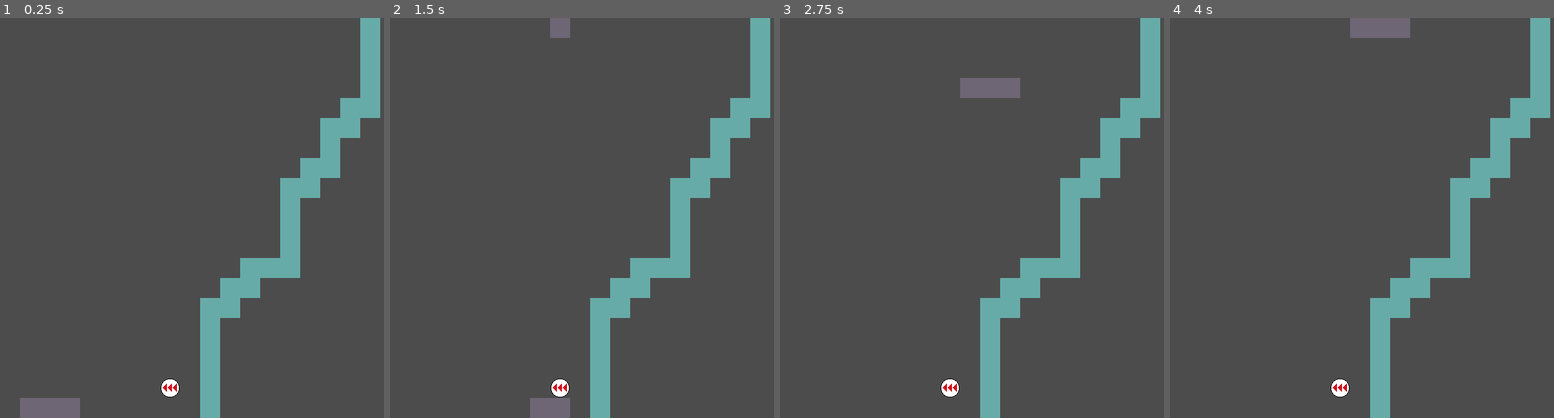
Above: before the commit, frames 1-4 (left to right).
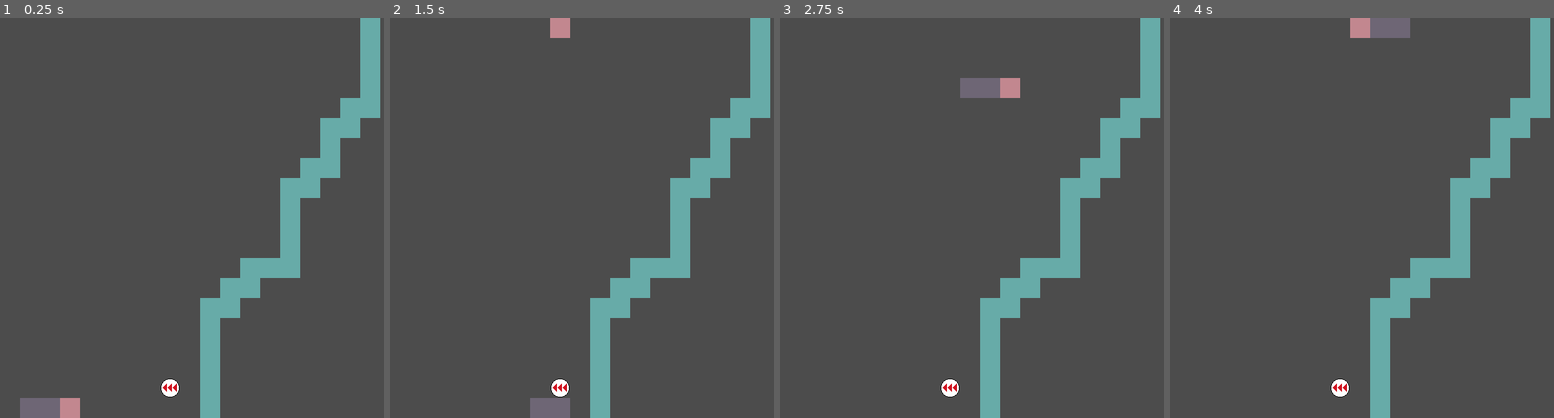
Above: after the commit, the same moments.

Repository: Robimy-gry/HackYeah
Game: Godot game, scene res://MainGame.tscn
The game is run twice, just before and just after one commit, with the same random seed, the same clock (stepped at 60 frames per second) and the same inputs.
Inputs:
- Up to frame 1 (0.25 s): no input
- Up to frame 2 (1.5 s): hold Right (ui_right) 0.53-1.28 s; hold Down (ui_down) from 1.28 s (still down)
- Up to frame 3 (2.75 s): release Down (ui_down) at 2.03 s; hold Right (ui_right) from 2.03 s (still down)
- Up to frame 4 (4 s): release Right (ui_right) at 2.78 s; hold Up (ui_up) 2.78-3.53 s; hold Left (ui_left) from 3.53 s (still down)

The runs differ from the first frame. In frame 1, 0.3% of the frame differs, in the area x 15-21%, y 95-100%; in frame 2, 0.3%; in frame 3, 0.3%; in frame 4, 0.3%.

Commit message:
added player scene

Diff:
--- /dev/null
+++ b/Creatures/Player.tscn
@@ -0,0 +1,15 @@
+[gd_scene load_steps=3 format=2]
+
+[ext_resource path="res://Graphics/powerup.png" type="Texture" id=1]
+
+[sub_resource type="RectangleShape2D" id=1]
+
+[node name="Player" type="Node2D"]
+
+[node name="KinematicBody2D" type="KinematicBody2D" parent="."]
+
+[node name="Sprite" type="Sprite" parent="KinematicBody2D"]
+texture = ExtResource( 1 )
+
+[node name="CollisionShape2D" type="CollisionShape2D" parent="KinematicBody2D"]
+shape = SubResource( 1 )
--- a/MainGame.gd
+++ b/MainGame.gd
@@ -79,6 +79,8 @@
 		new_head = teleport_pos
 		teleport = false
 	body_copy.insert(0, new_head)
+	$Player.position = Vector2(16+(32*new_head.x), 16+(32*new_head.y))
+	print($Player.position)
 	player_body = body_copy
 
 
--- a/MainGame.tscn
+++ b/MainGame.tscn
@@ -7,6 +7,7 @@
 [ext_resource path="res://Graphics/Powerups/powerup_life.png" type="Texture" id=5]
 [ext_resource path="res://Graphics/Powerups/powerup_fast.png" type="Texture" id=6]
 [ext_resource path="res://Graphics/Powerups/powerup_teleport.png" type="Texture" id=7]
+[ext_resource path="res://Creatures/Player.tscn" type="PackedScene" id=8]
 
 [sub_resource type="ConvexPolygonShape2D" id=1]
 points = PoolVector2Array( 0, 0, 32, 0, 32, 32, 0, 32 )
@@ -170,5 +171,7 @@
 [node name="PowerupTimer" type="Timer" parent="."]
 wait_time = 4.0
 one_shot = true
+
+[node name="Player" parent="." instance=ExtResource( 8 )]
 [connection signal="timeout" from="PlayerMovementTimer" to="." method="_on_PlayerMovementTimer_timeout"]
 [connection signal="timeout" from="PowerupTimer" to="." method="_on_PowerupTimer_timeout"]
Not shown: 1 places in MainGame.tscn that only renumber resources
